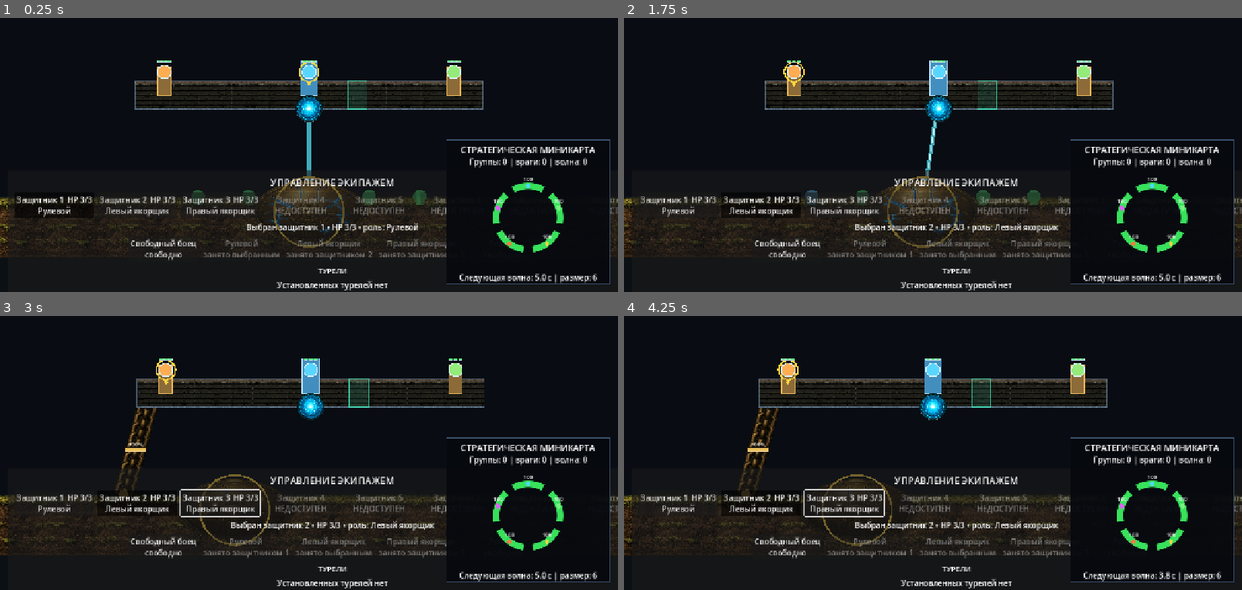
Above: before the commit, frames 1-4 (two rows, left to right).
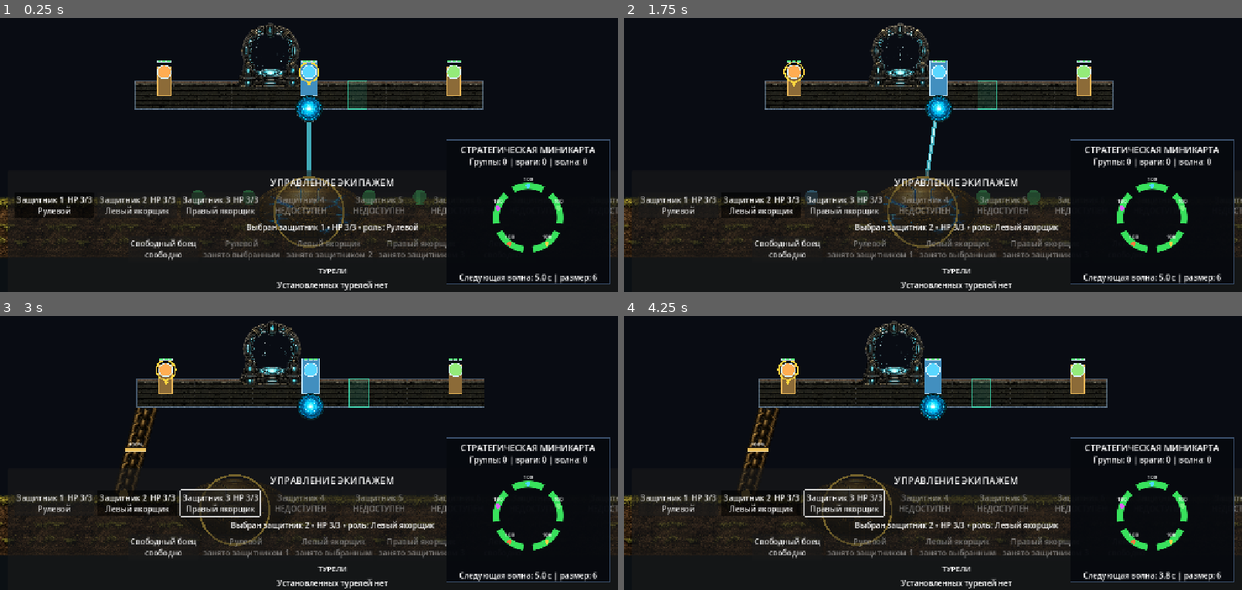
Above: after the commit, the same moments.

Repository: bageus/GloryProtect
Game: Godot game, scene res://scenes/game/game_root_with_flyers.tscn
The game is run twice, just before and just after one commit, with the same random seed, the same clock (stepped at 60 frames per second) and the same inputs.
Inputs (mouse positions are in pixels of both pictures, inside the frame that each line leads up to):
- Up to frame 1 (0.25 s): no input
- Up to frame 2 (1.75 s): click "Защитник 1 HP 3/3 Рулевой" at 0.5 s; tap Enter (ui_accept) at 1.25, 1.52 s; move the mouse to (1068, 100) at 1.27 s; hold Right (ui_right) from 1.28 s (still down); tap 1 at 1.35 s; click (1068, 100) at 1.42 s
- Up to frame 3 (3 s): release Right (ui_right) at 2 s; drag from (185, 433) to (278, 485) at 2.02 s; move the mouse to (370, 340) at 2.77 s; hold Right (ui_right) from 2.78 s (still down); tap 3 at 2.85 s
- Up to frame 4 (4.25 s): release Right (ui_right) at 3.5 s; drag from (902, 485) to (747, 365) at 3.52 s

The runs differ from the first frame. In frame 1, 0.8% of the frame differs, in the area x 38-49%, y 1-26%; in frame 2, 0.9%, in the area x 39-50%, y 1-26%; in frame 3, 0.8%; in frame 4, 0.8%.

Commit message:
Animate replacement portal in platform visuals

Diff:
--- a/scripts/platform/platform_visual_controller.gd
+++ b/scripts/platform/platform_visual_controller.gd
@@ -1,12 +1,32 @@
 class_name PlatformVisualController
 extends Node2D
 
+signal spawn_sequence_finished(defender_id: int)
+
 const PLATFORM_TILE_TEXTURE: Texture2D = preload(
 	"res://visual/tiles/tile_platform.png"
 )
 const PLATFORM_CORE_TEXTURE: Texture2D = preload(
 	"res://visual/tiles/tile_core_platform_energy.png"
 )
+const PORTAL_TEXTURE: Texture2D = preload(
+	"res://visual/objects/portal/asset_object_portal.png"
+)
+const PORTAL_SPAWN1_TEXTURE: Texture2D = preload(
+	"res://visual/objects/portal/overlay_object_portal_spawn1.png"
+)
+const PORTAL_SPAWN2_TEXTURE: Texture2D = preload(
+	"res://visual/objects/portal/overlay_object_portal_spawn2.png"
+)
+
+const ALPHA_CROP_THRESHOLD: float = 0.08
+
+enum PortalState {
+	IDLE,
+	FLASH,
+	GHOST,
+	FINISH,
+}
 
 @export_node_path("PlatformController") var platform_path: NodePath
 @export_node_path("SteeringInputProvider") var steering_input_path: NodePath
@@ -20,18 +40,76 @@
 @export_range(0.0, 1.0, 0.01) var platform_core_protrusion_ratio: float = 0.33
 @export var platform_core_offset: Vector2 = Vector2.ZERO
 
+@export_group("Portal Visual")
+@export var portal_size: Vector2 = Vector2(136.0, 136.0)
+@export var portal_local_y: float = -82.0
+@export var portal_offset: Vector2 = Vector2.ZERO
+@export var portal_overlay_size: Vector2 = Vector2(104.0, 104.0)
+@export var portal_overlay_offset: Vector2 = Vector2(0.0, 2.0)
+@export_range(0.01, 2.0, 0.01) var portal_flash_duration: float = 0.18
+@export_range(0.01, 2.0, 0.01) var portal_ghost_duration: float = 0.26
+@export_range(0.01, 2.0, 0.01) var portal_finish_duration: float = 0.26
+
 @onready var _platform: PlatformController = get_node(platform_path)
 @onready var _steering_input: SteeringInputProvider = get_node(steering_input_path)
 
+var _game_flow: GameFlowController
 var _platform_tile_source_rect: Rect2
+var _portal_source_rect: Rect2
+var _portal_spawn1_source_rect: Rect2
+var _portal_spawn2_source_rect: Rect2
+var _portal_state: PortalState = PortalState.IDLE
+var _portal_state_elapsed: float = 0.0
+var _portal_active_defender_id: int = -1
+var _portal_queue: Array[int] = []
 
 
 func _ready() -> void:
 	assert(balance != null, "PlatformVisualController requires PlatformBalance")
 	assert(crew_balance != null, "PlatformVisualController requires CrewBalance")
 	_platform_tile_source_rect = _get_used_texture_rect(PLATFORM_TILE_TEXTURE)
+	_portal_source_rect = _get_alpha_bounds(PORTAL_TEXTURE)
+	_portal_spawn1_source_rect = _get_alpha_bounds(PORTAL_SPAWN1_TEXTURE)
+	_portal_spawn2_source_rect = _get_alpha_bounds(PORTAL_SPAWN2_TEXTURE)
+	var scene_root: Node = get_tree().current_scene
+	if scene_root != null:
+		_game_flow = scene_root.get_node_or_null("GameFlowController") as GameFlowController
 	_steering_input.driver_availability_changed.connect(_on_visual_state_changed)
 	queue_redraw()
+
+
+func _process(delta: float) -> void:
+	if _portal_state == PortalState.IDLE:
+		return
+	if _game_flow != null and not _game_flow.is_world_simulation_active():
+		return
+
+	_portal_state_elapsed += maxf(0.0, delta)
+	match _portal_state:
+		PortalState.FLASH:
+			if _portal_state_elapsed >= portal_flash_duration:
+				_set_portal_state(PortalState.GHOST)
+		PortalState.GHOST:
+			if _portal_state_elapsed >= portal_ghost_duration:
+				_set_portal_state(PortalState.FINISH)
+		PortalState.FINISH:
+			if _portal_state_elapsed >= portal_finish_duration:
+				_finish_portal_sequence()
+	queue_redraw()
+
+
+func play_spawn(defender_id: int) -> void:
+	if defender_id < 0:
+		return
+	if defender_id == _portal_active_defender_id or _portal_queue.has(defender_id):
+		return
+	_portal_queue.append(defender_id)
+	if _portal_state == PortalState.IDLE:
+		_start_next_portal_sequence()
+
+
+func is_portal_busy() -> bool:
+	return _portal_state != PortalState.IDLE or not _portal_queue.is_empty()
 
 
 func _draw() -> void:
@@ -47,6 +125,7 @@
 	draw_rect(platform_rect, Color(0.55, 0.69, 0.82, 0.45), false, 2.0)
 	if show_cell_guides:
 		_draw_cells(platform_width)
+	_draw_portal()
 	_draw_driver_post()
 	_draw_anchor_posts(platform_width)
 	_draw_platform_orb()
@@ -86,6 +165,101 @@
 		)
 
 
+func _draw_portal() -> void:
+	var center := Vector2(
+		crew_balance.replacement_door_local_x,
+		portal_local_y
+	) + portal_offset
+	var portal_rect := Rect2(center - portal_size * 0.5, portal_size)
+	draw_texture_rect_region(
+		PORTAL_TEXTURE,
+		portal_rect,
+		_portal_source_rect
+	)
+
+	if _portal_state == PortalState.IDLE:
+		return
+	if _portal_state == PortalState.FLASH:
+		var progress: float = clampf(
+			_portal_state_elapsed / maxf(portal_flash_duration, 0.01),
+			0.0,
+			1.0
+		)
+		_draw_portal_overlay(
+			PORTAL_SPAWN1_TEXTURE,
+			_portal_spawn1_source_rect,
+			center,
+			Color(1.0, 1.0, 1.0, sin(progress * PI))
+		)
+		return
+
+	var ghost_alpha: float = 0.38
+	if _portal_state == PortalState.FINISH:
+		ghost_alpha = lerpf(
+			0.5,
+			0.88,
+			clampf(
+				_portal_state_elapsed / maxf(portal_finish_duration, 0.01),
+				0.0,
+				1.0
+			)
+		)
+	_draw_portal_defender_ghost(center + Vector2(0.0, 6.0), ghost_alpha)
+
+	if _portal_state == PortalState.FINISH:
+		var finish_progress: float = clampf(
+			_portal_state_elapsed / maxf(portal_finish_duration, 0.01),
+			0.0,
+			1.0
+		)
+		_draw_portal_overlay(
+			PORTAL_SPAWN2_TEXTURE,
+			_portal_spawn2_source_rect,
+			center,
+			Color(1.0, 1.0, 1.0, sin(finish_progress * PI))
+		)
+
+
+func _draw_portal_overlay(
+	texture: Texture2D,
+	source_rect: Rect2,
+	center: Vector2,
+	modulate: Color
+) -> void:
+	var rect := Rect2(
+		center + portal_overlay_offset - portal_overlay_size * 0.5,
+		portal_overlay_size
+	)
+	draw_texture_rect_region(texture, rect, source_rect, modulate)
+
+
+func _draw_portal_defender_ghost(center: Vector2, alpha: float) -> void:
+	var color: Color = _get_portal_defender_color(_portal_active_defender_id)
+	color.a = alpha
+	var outline := Color(0.75, 0.96, 1.0, alpha * 0.9)
+	draw_circle(center + Vector2(0.0, -24.0), 10.0, color)
+	draw_rect(
+		Rect2(center + Vector2(-10.0, -14.0), Vector2(20.0, 30.0)),
+		color,
+		true
+	)
+	draw_line(
+		center + Vector2(-7.0, 16.0),
+		center + Vector2(-10.0, 31.0),
+		color,
+		6.0,
+		true
+	)
+	draw_line(
+		center + Vector2(7.0, 16.0),
+		center + Vector2(10.0, 31.0),
+		color,
+		6.0,
+		true
+	)
+	draw_arc(center + Vector2(0.0, -24.0), 11.5, 0.0, TAU, 20, outline, 2.0)
+
+
 func _draw_driver_post() -> void:
 	var post_rect := Rect2(
 		Vector2(
@@ -120,7 +294,6 @@
 	if not _steering_input.driver_available:
 		core_tint = Color(0.42, 0.46, 0.5, 1.0)
 
-	# A protrusion ratio of 0.33 places one third of the core below the platform.
 	var platform_bottom: float = balance.platform_height * 0.5
 	var core_center_y: float = (
 		platform_bottom
@@ -137,6 +310,39 @@
 		false,
 		core_tint
 	)
+
+
+func _start_next_portal_sequence() -> void:
+	if _portal_queue.is_empty():
+		_portal_active_defender_id = -1
+		_set_portal_state(PortalState.IDLE)
+		return
+	_portal_active_defender_id = _portal_queue.pop_front()
+	_set_portal_state(PortalState.FLASH)
+
+
+func _finish_portal_sequence() -> void:
+	var completed_id: int = _portal_active_defender_id
+	_portal_active_defender_id = -1
+	_set_portal_state(PortalState.IDLE)
+	spawn_sequence_finished.emit(completed_id)
+	call_deferred("_start_next_portal_sequence")
+
+
+func _set_portal_state(new_state: PortalState) -> void:
+	_portal_state = new_state
+	_portal_state_elapsed = 0.0
+	queue_redraw()
+
+
+func _get_portal_defender_color(defender_id: int) -> Color:
+	var colors: Array[Color] = [
+		Color(0.35, 0.84, 1.0),
+		Color(1.0, 0.68, 0.32),
+		Color(0.58, 0.92, 0.48),
+		Color(0.86, 0.5, 1.0),
+	]
+	return colors[maxi(0, defender_id) % colors.size()]
 
 
 func _get_used_texture_rect(texture: Texture2D) -> Rect2:
@@ -152,5 +358,34 @@
 	)
 
 
+func _get_alpha_bounds(texture: Texture2D) -> Rect2:
+	var image: Image = texture.get_image()
+	if image == null or image.is_empty():
+		return Rect2(Vector2.ZERO, texture.get_size())
+	var width: int = image.get_width()
+	var height: int = image.get_height()
+	var min_x: int = width
+	var min_y: int = height
+	var max_x: int = -1
+	var max_y: int = -1
+	for y: int in range(height):
+		for x: int in range(width):
+			if image.get_pixel(x, y).a <= ALPHA_CROP_THRESHOLD:
+				continue
+			min_x = mini(min_x, x)
+			min_y = mini(min_y, y)
+			max_x = maxi(max_x, x)
+			max_y = maxi(max_y, y)
+	if max_x < min_x or max_y < min_y:
+		return Rect2(Vector2.ZERO, texture.get_size())
+	return Rect2(
+		Vector2(float(min_x), float(min_y)),
+		Vector2(
+			float(max_x - min_x + 1),
+			float(max_y - min_y + 1)
+		)
+	)
+
+
 func _on_visual_state_changed(_is_available: bool) -> void:
 	queue_redraw()
